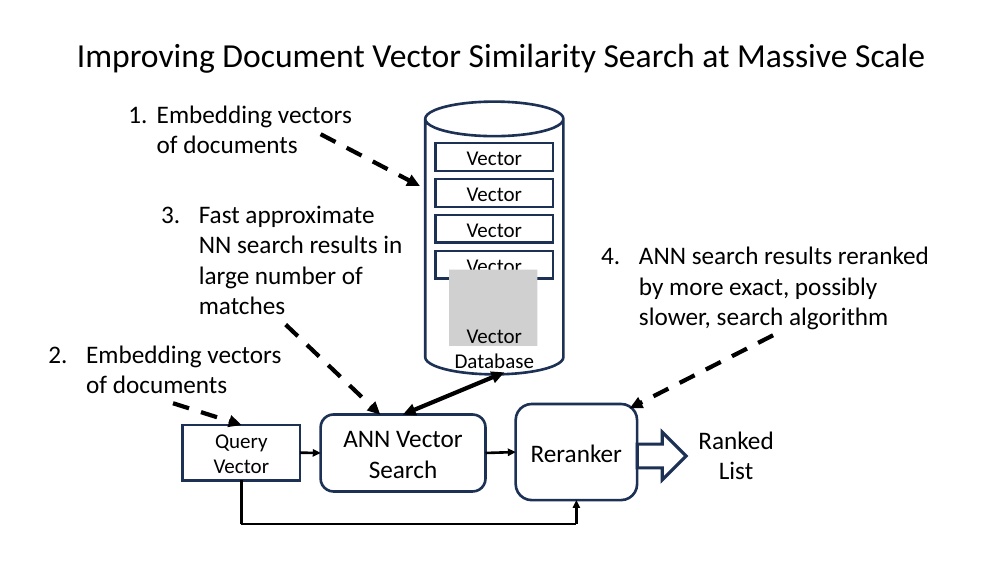
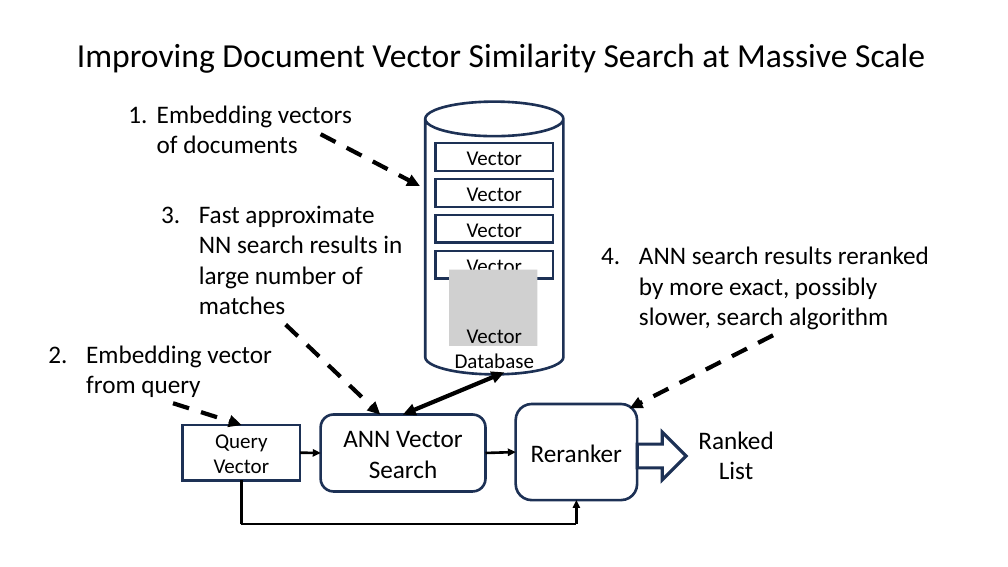
Before and after one commit to harelgabainew/school1, a slide deck: slide 11 of slides/7_DocumentWebSearching.pptx. Drawn at 1008x567 pixels with LibreOffice and Linux fonts; fonts in the diff are those of the drawing; grey boxes stand for pictures. Boxes give left, top, right and bottom in pixels: in the first picture for what was removed or moved away, otherwise in the second. Text is boxed around its words. In the diff, an @@ line names an element or a change of style, - is before the commit and + after.

Commit message:
Added slides on sparse search retriever-received model and sparse vector embedding

```diff
--- a/slides/7_DocumentWebSearching.pptx
+++ b/slides/7_DocumentWebSearching.pptx
@@ text at (x1=86, y1=345, x2=272, y2=397): text changed @@
-2. Embedding vectors of documents
+2. Embedding vector from query
```
Also in this commit, not shown: 4 other slides changed, 14 slides added, 57 slides removed.
